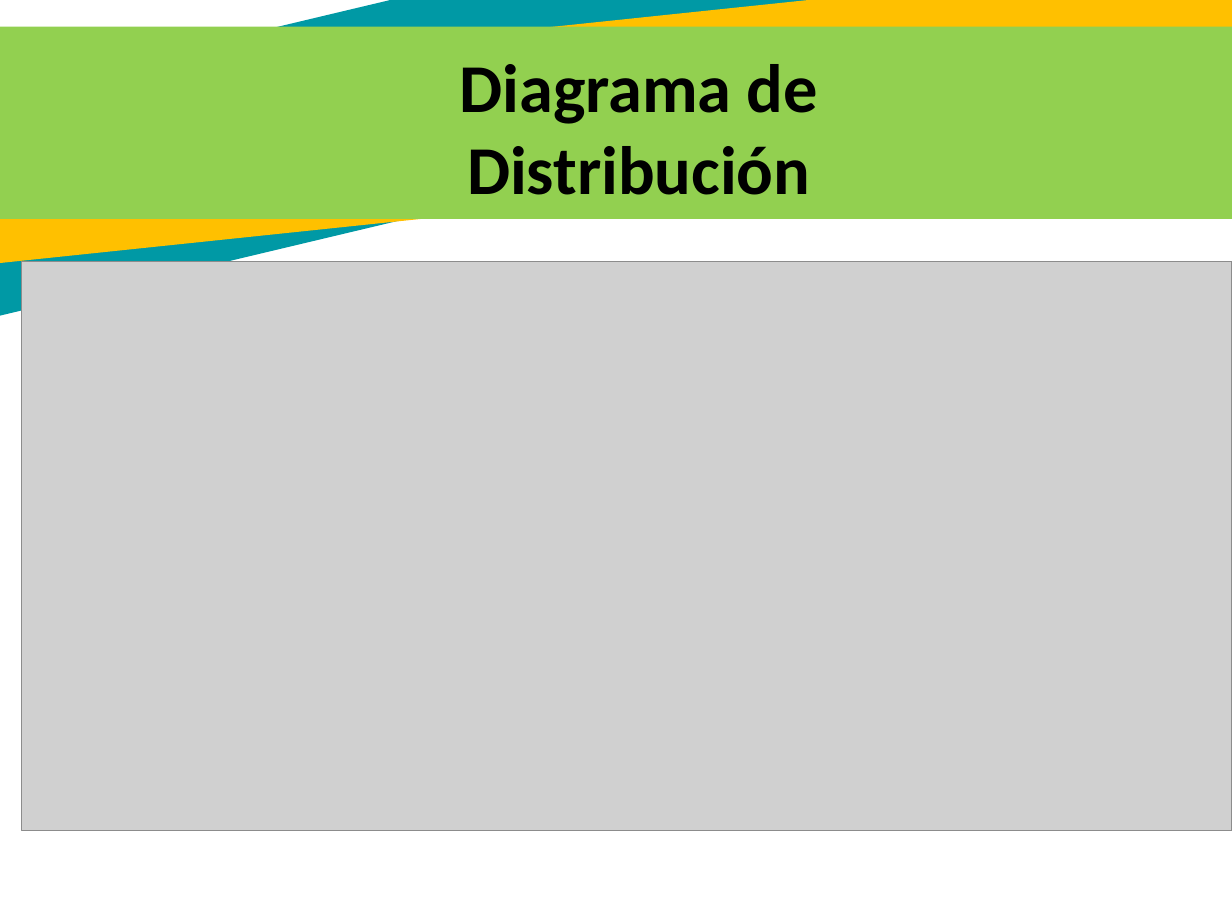
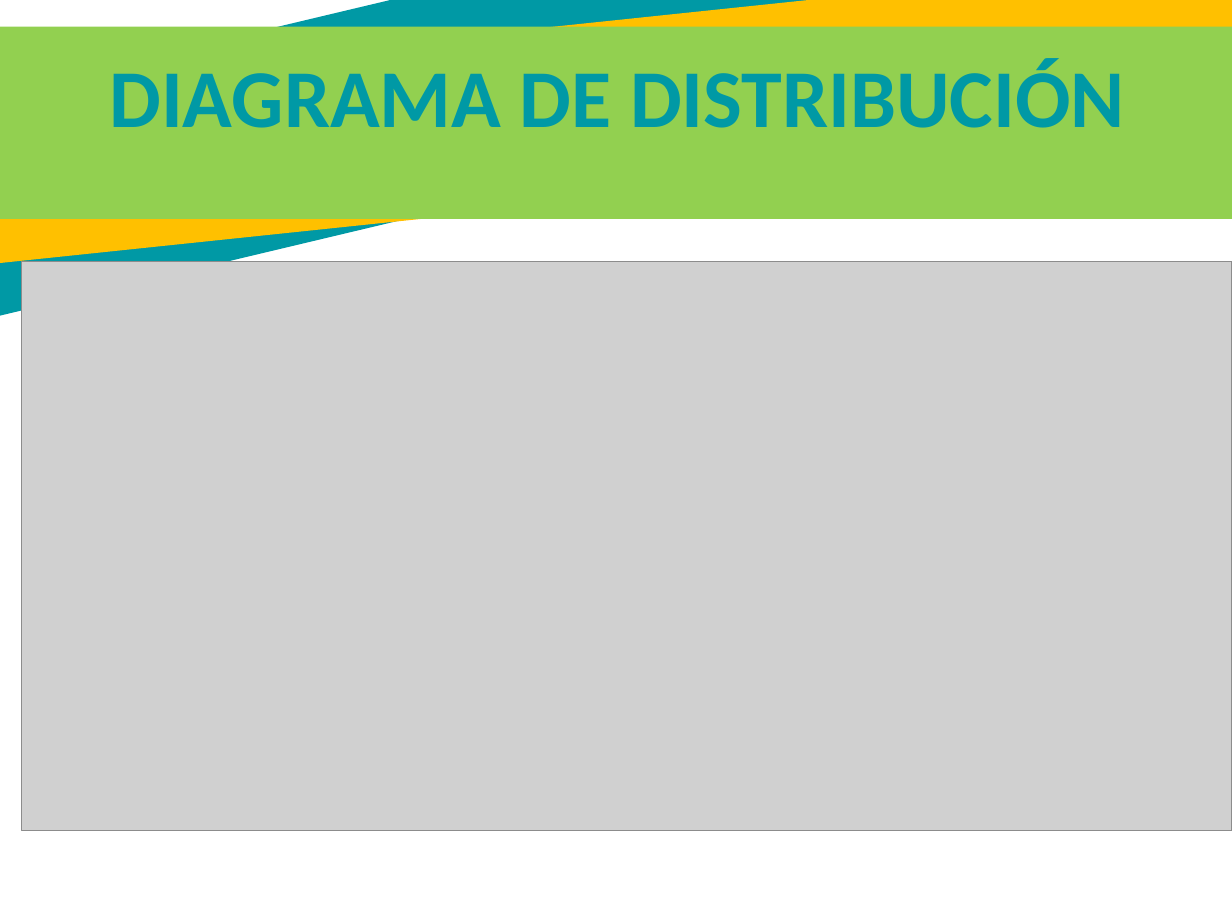
Before and after one commit to juannicolasvargas/SANF-solutions-helps, a slide deck: slide 61 of Sexto Trimestre/PresentacionV6 terminar- 1012.pptx (slide 41 before the commit). Drawn at 1232x924 pixels with LibreOffice and Linux fonts; fonts in the diff are those of the drawing; grey boxes stand for pictures. Boxes give left, top, right and bottom in pixels: in the first picture for what was removed or moved away, otherwise in the second. Text is boxed around its words. In the diff, an @@ line names an element or a change of style, - is before the commit and + after.

```diff
--- a/Sexto Trimestre/PresentacionV6 terminar- 1012.pptx
+++ b/Sexto Trimestre/PresentacionV6 terminar- 1012.pptx
@@ text at (109, 59, 1125, 128): text changed; size 40 to 48 pt; text colour #000000 to #0099A5 @@
-Diagrama de Distribución
+DIAGRAMA DE DISTRIBUCIÓN
```
Also in this commit, not shown: 22 other slides changed, 37 slides added, 13 slides removed.
